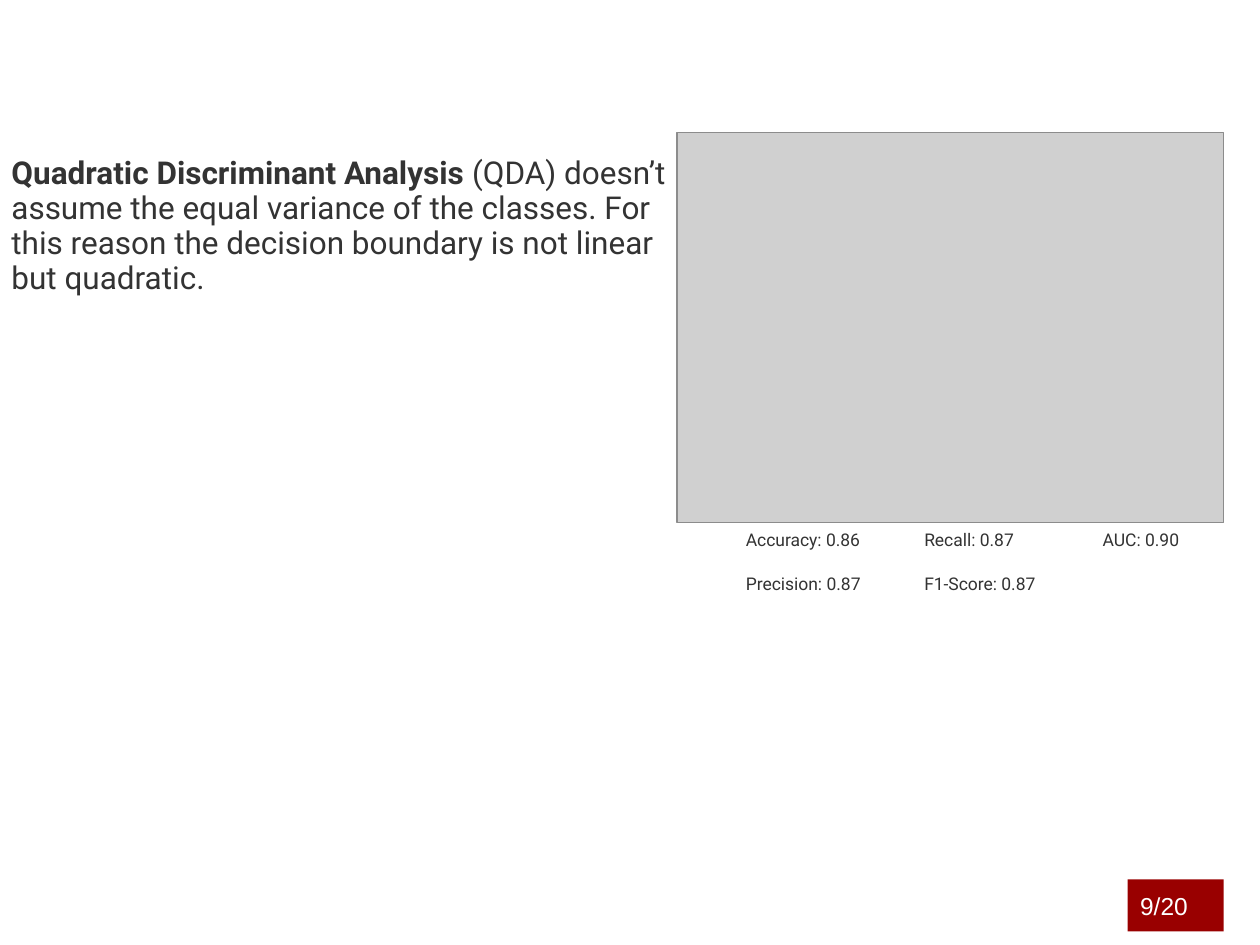
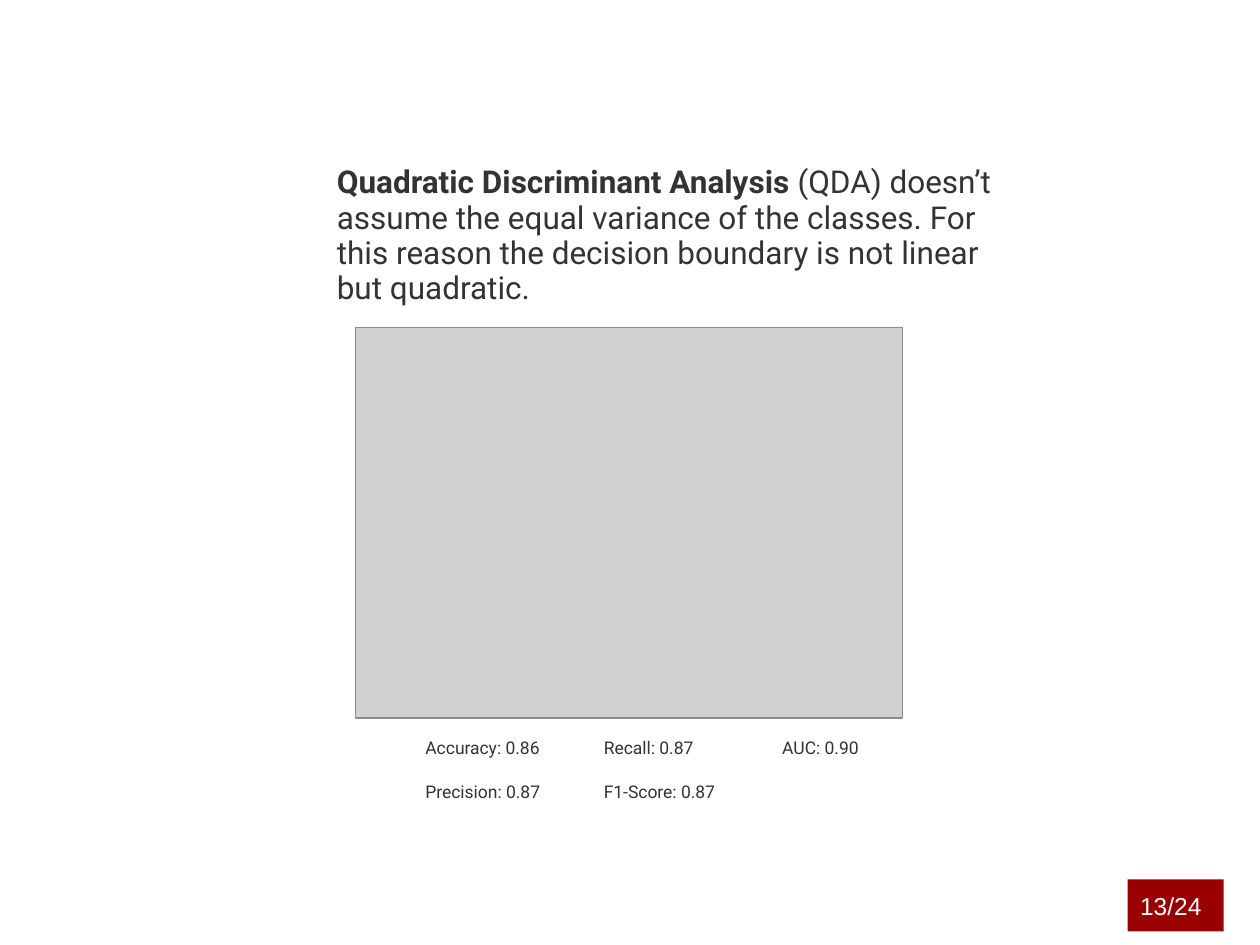
Before and after one commit to marcouderzo/CoronaryHeartDisease-Prediction, a slide deck: slide 14 of slides.pptx (slide 10 before the commit). Drawn at 1260x945 pixels with LibreOffice and Linux fonts; fonts in the diff are those of the drawing; grey boxes stand for pictures; background and template pictures are left out. Boxes give left, top, right and bottom in pixels: in the first picture for what was removed or moved away, otherwise in the second. Text is boxed around its words. In the diff, an @@ line names an element or a change of style, - is before the commit and + after.

```diff
--- a/slides.pptx
+++ b/slides.pptx
@@ text "Quadratic Discriminant Analysis (QDA) doesn’t ...": place and size @@
-text "Quadratic Discriminant Analysis (QDA) doesn’t ..." at (11, 159, 665, 296)
+text "Quadratic Discriminant Analysis (QDA) doesn’t ..." at (337, 168, 991, 306)
@@ picture: place and size @@
-picture at (677, 132, 1223, 523)
+picture at (355, 328, 902, 718)
@@ text "Accuracy: 0.86": place and size @@
-text "Accuracy: 0.86" at (746, 533, 1179, 590)
+text "Accuracy: 0.86" at (425, 741, 859, 798)
@@ text in rectangle at (1140, 897, 1201, 916): text changed @@
-9/20
+13/24
@@ page number at (1137, 911, 1176, 916): text changed @@
-10/10
+14/10
```
Also in this commit, not shown: 18 other slides changed, 5 slides added, 1 slide removed, 7 other files.
